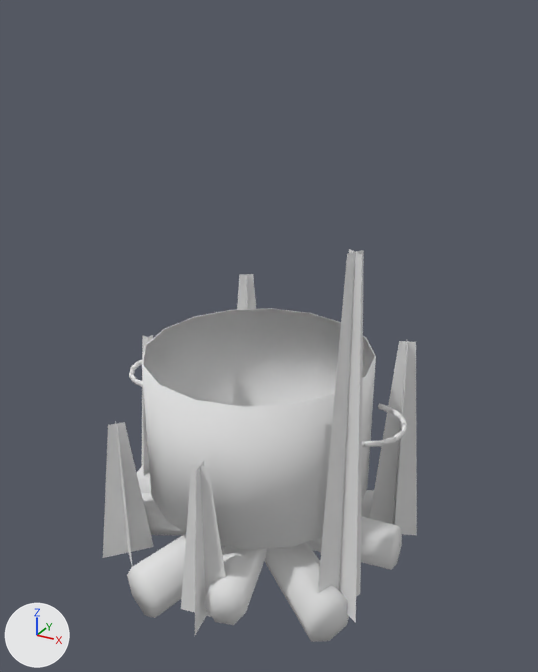
Before and after pictures for a commit that changed the OBJ model src/models/caelum/world/camp/fire_8.obj.
One viewpoint serves both versions: a 50 mm lens placed at (16.8, -29.5, 27.8), pointed at (0.5, 0.1, 13.0). Lighting does not change. The marker at lower left points along +X, +Y and +Z. The first picture is the older version. Where no turn or scale is listed for an object, it has been applied to the vertices. Vertices at exactly the same position are counted once.

The first picture shows 'CaelumCampFire'.
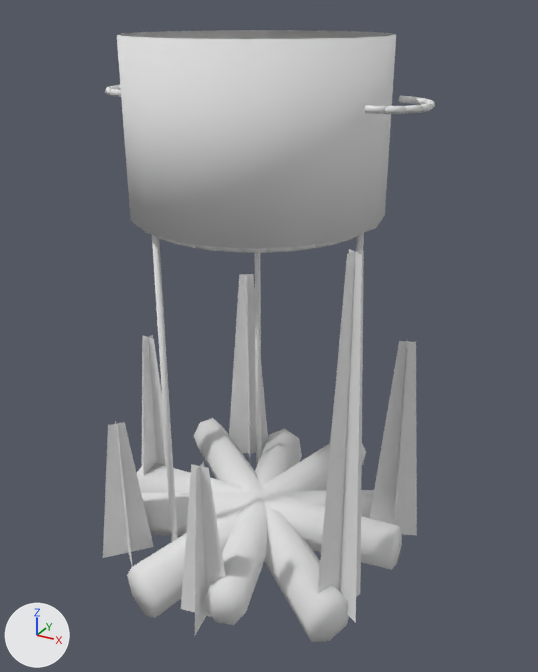
The change in detail:
me_caelumcampfire is used by ob_caelumcampfire; location (0.0, 0.0, 0.0).
me_caelumcampfire had 370 vertices, 439 faces and spanned x -8.6..8.0, y -8.5..8.3, z 0.0..19.2.
me_caelumcampfire now has 791 vertices, 1069 faces and spans x -8.6..8.0, y -8.5..8.3, z 0.0..26.8.
me_caelumcampfire part 1: a new loose piece, a 6-sided cylinder along z spanning x -2.7..-2.42, y -4.59..-4.27, z 0.0..19.01, in mat_models_caelum_props_stations_ca_station_iron_png (its picture is missing).
me_caelumcampfire part 2: a new loose piece, a 6-sided cylinder along z spanning x -2.7..-2.42, y 4.27..4.59, z 0.0..19.01, in mat_models_caelum_props_stations_ca_station_iron_png (its picture is missing).
me_caelumcampfire part 3: the loose piece of 66 vertices spanning x -5.8..5.8, y -5.8..5.8, z 4.5..12.1 is moved by (0.0, 0.0, 14.7).
me_caelumcampfire part 4: the loose piece of 84 vertices spanning x -7.9..-5.8, y -2.0..2.0, z 9.4..9.7 is moved by (0.0, 0.0, 14.7).
me_caelumcampfire part 5: the loose piece of 84 vertices spanning x 5.8..7.9, y -2.0..2.0, z 9.4..9.7 is moved by (0.0, 0.0, 14.7).
me_caelumcampfire part 6: a new loose piece of 393 vertices spanning x -5.3..5.3, y -5.3..5.3, z 0.0..19.2, in mat_models_caelum_props_stations_ca_station_iron_png (its picture is missing).

Location of each change, (x1, y1, x2, y2) in pixels of the pictures (538 x 672 px; the box of a moved part takes in the faces that stretch with it):
'CaelumCampFire', reshaped (56% taller): before (103, 249, 417, 642); after (103, 30, 435, 642)
part 1 of me_caelumcampfire, added: after (152, 235, 177, 542)
part 2 of me_caelumcampfire, added: after (254, 253, 261, 467)
part 3 of me_caelumcampfire, moved or reshaped: before (142, 308, 376, 550); after (117, 30, 396, 249)
part 4 of me_caelumcampfire, moved or reshaped: before (129, 359, 143, 387); after (105, 85, 121, 97)
part 5 of me_caelumcampfire, moved or reshaped: before (362, 403, 408, 447); after (365, 96, 435, 114)
part 6 of me_caelumcampfire, added: after (156, 233, 364, 253)
